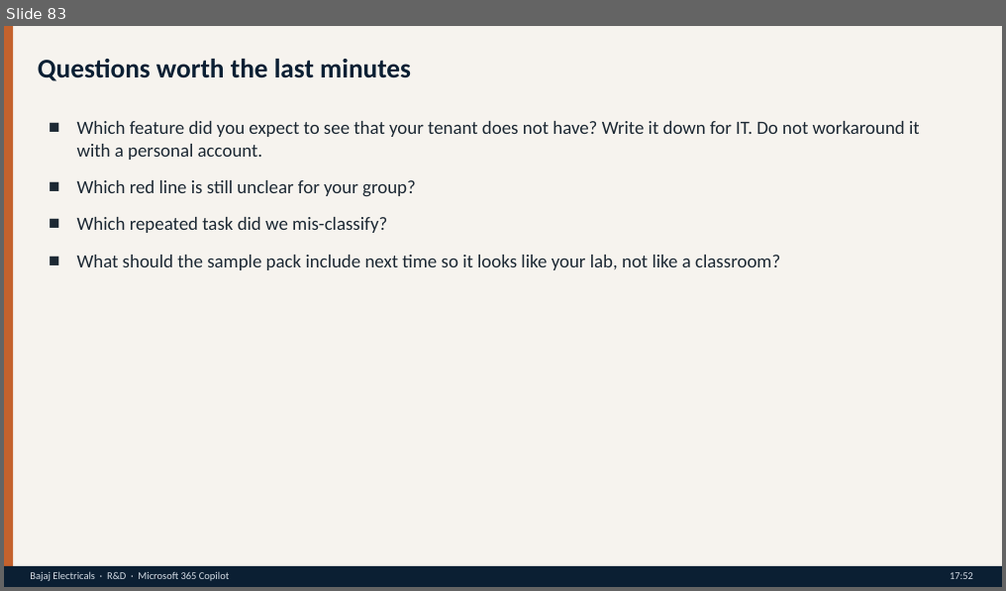
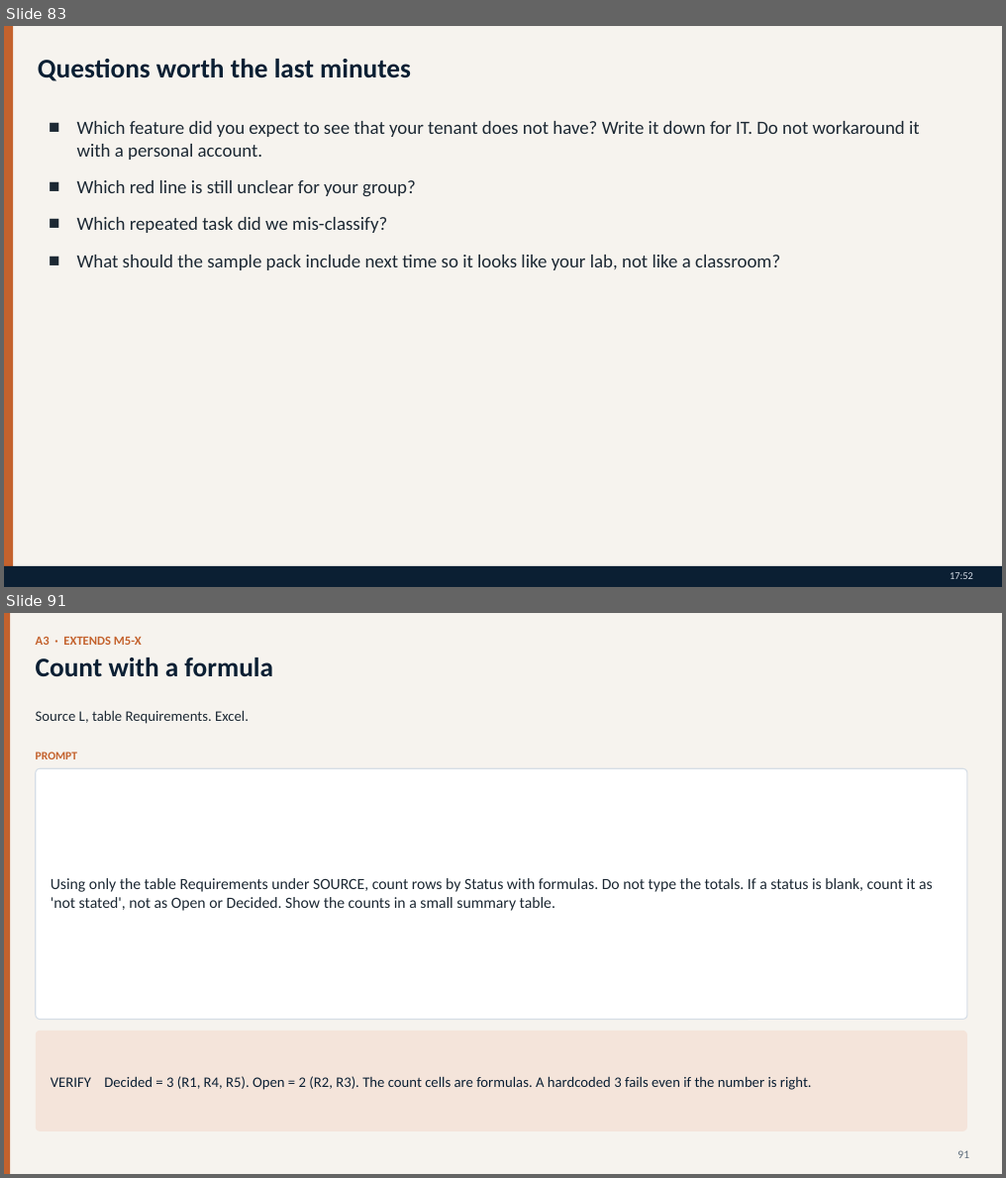
Before and after one commit to vikash-verma-profile/copiolot-bajaj-Tech, a slide deck: content/Copilot.pptx. Shown one above the other, each under a label of ours: slide 83 before the commit, slides 83 and 91 after it; the slides between them are not shown. The pictures are 1006x591 and 1006x1178 pixels, drawn with LibreOffice and Linux fonts; fonts in the diff are those of the drawing. Boxes give left, top, right and bottom in pixels: in the first picture for what was removed or moved away, otherwise in the second. Text is boxed around its words. In the diff, an @@ line names an element or a change of style, - is before the commit and + after.

```diff
--- a/content/Copilot.pptx
+++ b/content/Copilot.pptx
@@ slide 91 added at bbox=[4, 613, 1002, 1174], background #F6F3EE @@
@@ rectangle added at bbox=[4, 613, 10, 1174], fill #C4622D @@
@@ text added at bbox=[36, 636, 142, 645], 12 pt, text #C4622D, bold @@
+A3 · EXTENDS M5-X
@@ text added at bbox=[36, 658, 273, 677], 26 pt, text #0B1F33, bold @@
+Count with a formula
@@ text added at bbox=[36, 710, 249, 724], 14 pt, text #1C2833 @@
+Source L, table Requirements. Excel.
@@ text added at bbox=[36, 752, 77, 760], 11 pt, text #C4622D, bold @@
+PROMPT
@@ rounded rectangle added at bbox=[36, 768, 967, 1020], fill #FFFFFF, outline #D5DDE6 1 pt @@
@@ text added at bbox=[51, 878, 933, 911], 15 pt, text #1C2833 @@
+Using only the table Requirements under SOURCE, count rows by Status with formulas. Do not type the totals. If a status is blank, count it as 'not stated', not as Open or Decided. Show the counts in a small summary table.
@@ rounded rectangle added at bbox=[36, 1031, 967, 1132], fill #F4E4DA @@
@@ text added at bbox=[51, 1076, 812, 1090], 14 pt, text #0B1F33 @@
+VERIFY Decided = 3 (R1, R4, R5). Open = 2 (R2, R3). The count cells are formulas. A hardcoded 3 fails even if the number is right.
@@ text added at bbox=[957, 1151, 969, 1158], 11 pt, text #5C6B7A @@
+91
@@ slide 83 changed as well @@
@@ text removed at bbox=[30, 571, 229, 581] @@
-Bajaj Electricals · R&D · Microsoft 365 Copilot
```
Also in this commit, not shown: 67 other slides changed, 31 other slides added, 8 other files.
